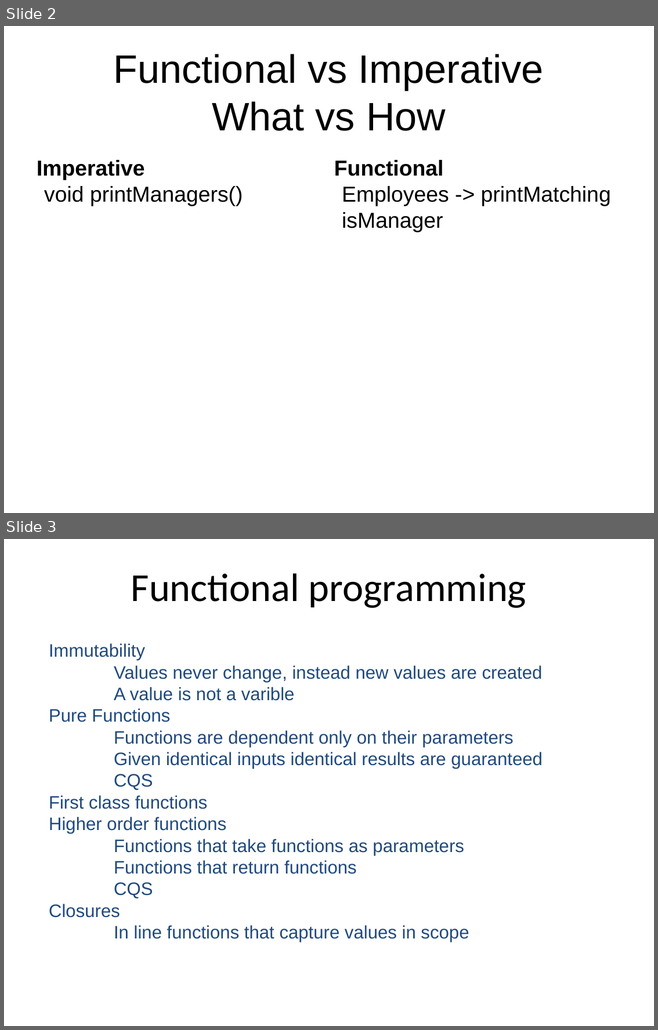
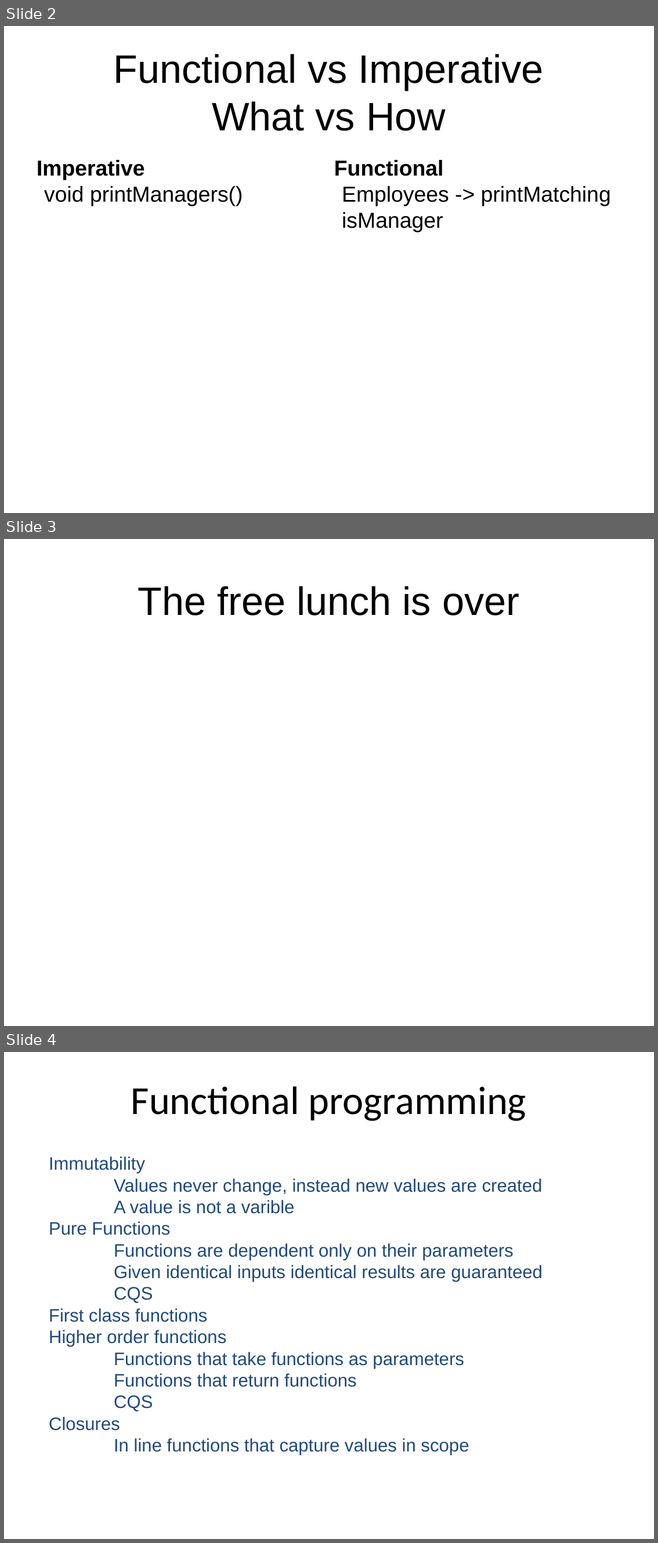
Before and after one commit to mlidbom/FSharpElevate, a slide deck: FSharp2.pptx. Shown one above the other, each under a label of ours: slides 2 and 3 before the commit, slides 2, 3 and 4 after it. The pictures are 658x1030 and 658x1543 pixels, drawn with LibreOffice and Linux fonts; fonts in the diff are those of the drawing. Boxes give left, top, right and bottom in pixels: in the first picture for what was removed or moved away, otherwise in the second. Text is boxed around its words. In the diff, an @@ line names an element or a change of style, - is before the commit and + after.

```diff
--- a/FSharp2.pptx
+++ b/FSharp2.pptx
@@ slide 3 added at (4,539,654,1026), background #FFFFFF @@
@@ title added at (138,586,519,616), 44 pt, text #000000 @@
+The free lunch is over
@@ what was slide 3 is now slide 4 @@
```
Also in this commit, not shown: 3 slides removed, 2 other files.
